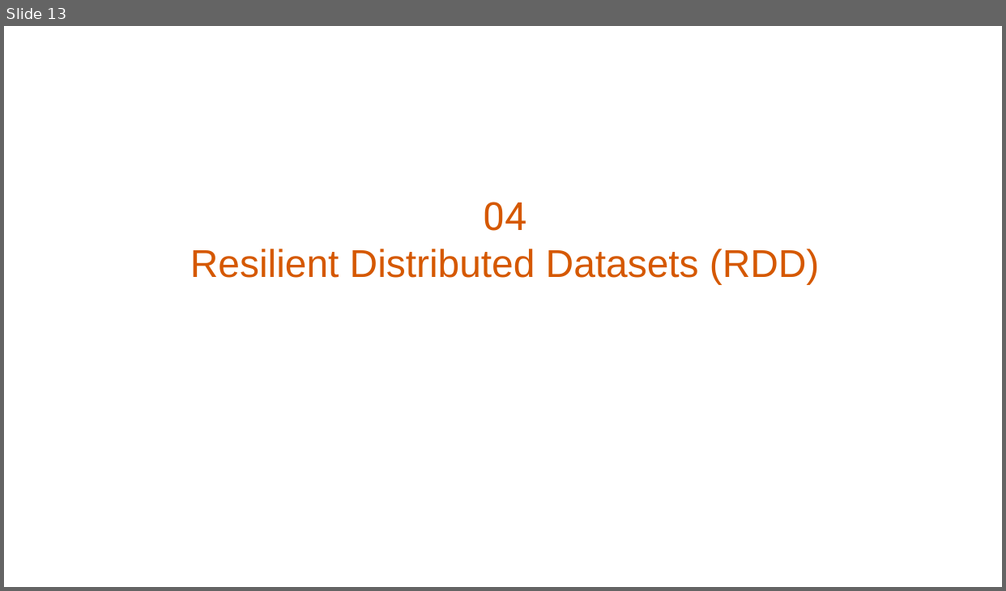
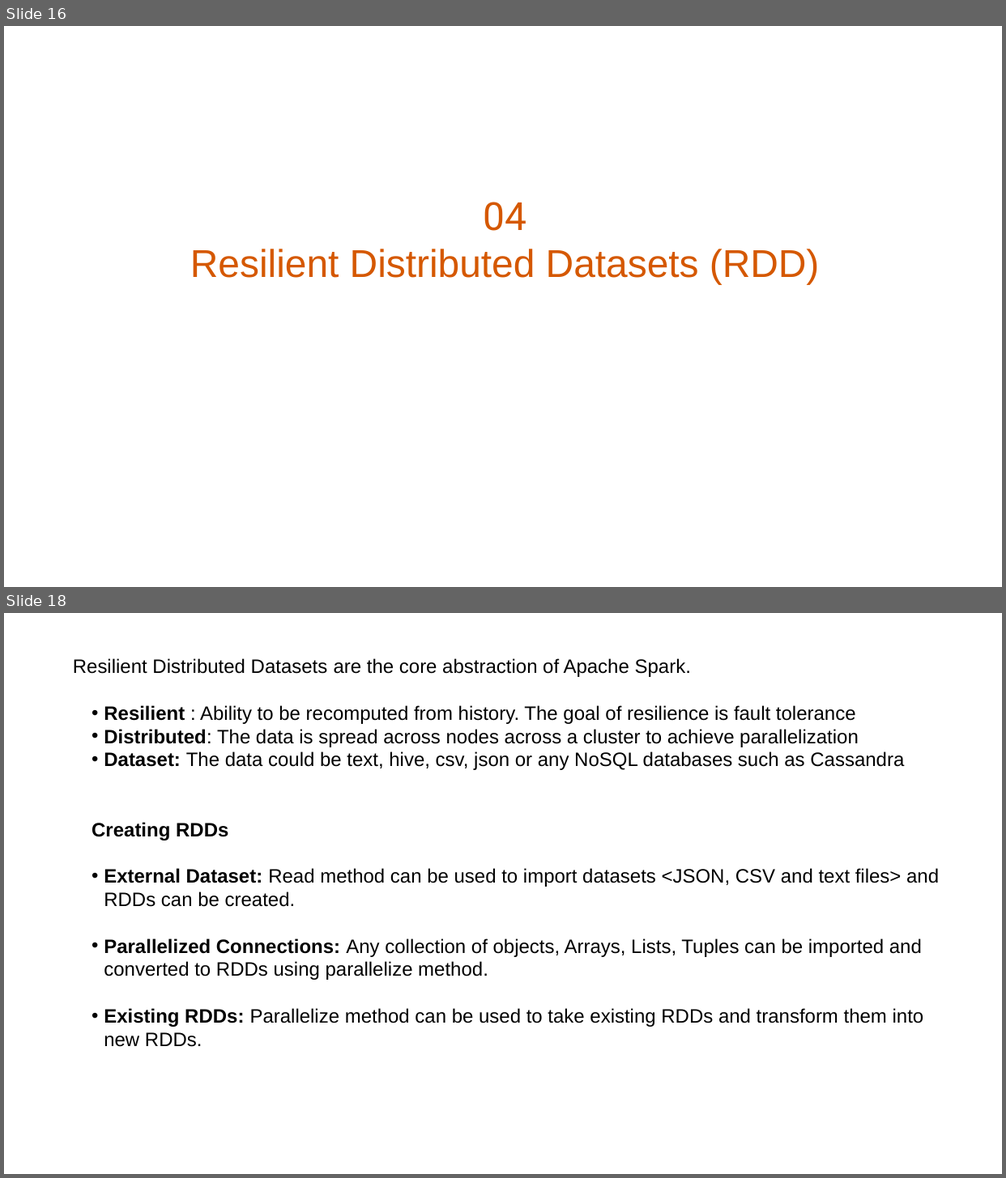
Before and after one commit to danaelshrbiny10/pyspark-playstore, a slide deck: ppt/apache-spark.pptx. Shown one above the other, each under a label of ours: slide 13 before the commit, slides 16 and 18 after it; the slides between them are not shown. The pictures are 1006x591 and 1006x1178 pixels, drawn with LibreOffice and Linux fonts; fonts in the diff are those of the drawing. Boxes give left, top, right and bottom in pixels: in the first picture for what was removed or moved away, otherwise in the second. Text is boxed around its words. In the diff, an @@ line names an element or a change of style, - is before the commit and + after.

```diff
--- a/ppt/apache-spark.pptx
+++ b/ppt/apache-spark.pptx
@@ slide 18 added at [4, 613, 1002, 1174], background #FFFFFF @@
@@ text added at [73, 658, 939, 1047], 14 pt, text #000000 @@
+Resilient Distributed Datasets are the core abstraction of Apache Spark.
+• Resilient : Ability to be recomputed from history. The goal of resilience is fault tolerance
+• Distributed: The data is spread across nodes across a cluster to achieve parallelization
+• Dataset: The data could be text, hive, csv, json or any NoSQL databases such as Cassandra
+Creating RDDs
+• External Dataset: Read method can be used to import datasets <JSON, CSV and text files> and RDDs can be created.
+• Parallelized Connections: Any collection of objects, Arrays, Lists, Tuples can be imported and converted to RDDs using parallelize method.
+• Existing RDDs: Parallelize method can be used to take existing RDDs and transform them into new RDDs.
@@ freeform shape added at [292, 850, 351, 940], fill #FFFFFF @@
@@ freeform shape added at [475, 850, 534, 940], fill #FFFFFF @@
@@ what was slide 13 is now slide 16 @@
```
Also in this commit, not shown: 4 slides changed, 3 other slides added, 2 slides removed, 1 other file.
